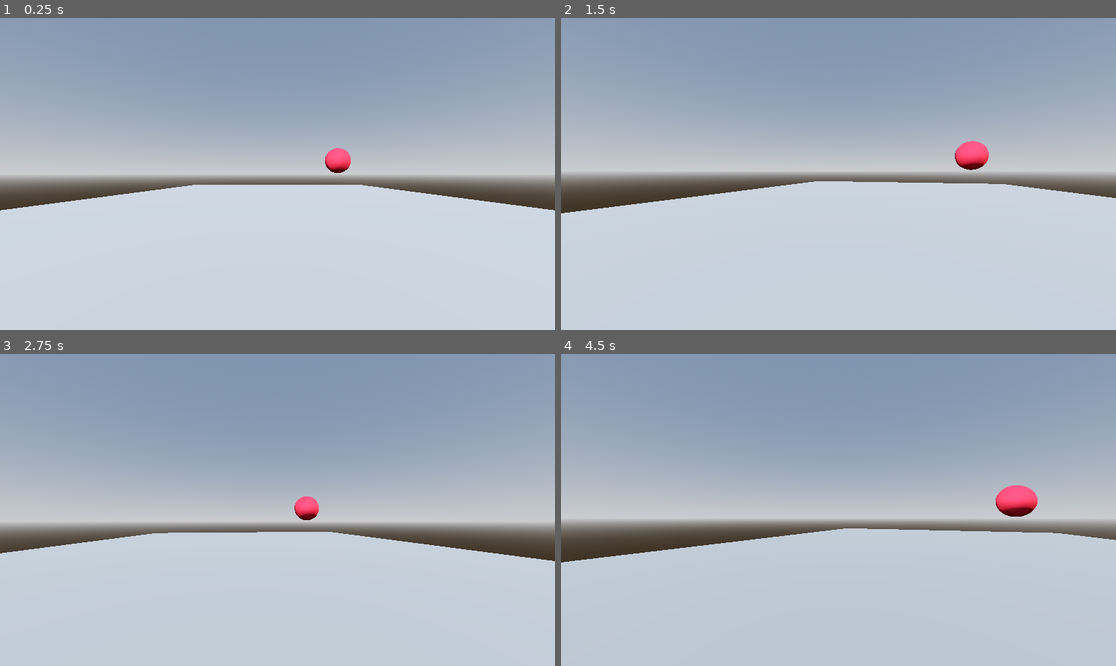
Above: before the commit, frames 1-4 (two rows, left to right).
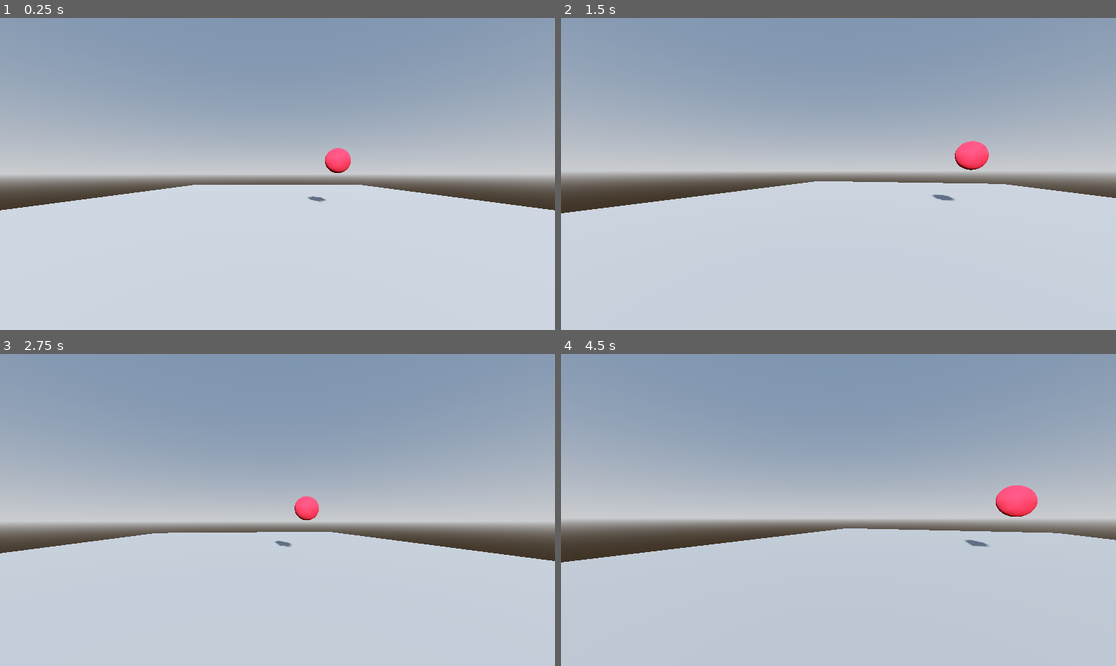
Above: after the commit, the same moments.

Repository: dama33/Sungazer
Game: Godot game, scene res://src/world/whitebox.tscn
Same seed, same stepped clock (60 frames per second), same inputs: the game is played once before the commit and once after it.
Inputs (mouse positions are in pixels of both pictures, inside the frame that each line leads up to):
- Up to frame 1 (0.25 s): no input
- Up to frame 2 (1.5 s): tap Enter at 0.5 s; move the mouse to (866, 174) at 0.52 s; hold W (debug_forward) from 0.53 s (still down); tap Space at 1.25 s; move the mouse to (810, 174) at 1.27 s
- Up to frame 3 (2.75 s): keep holding W (debug_forward); tap Enter at 2 s; move the mouse to (288, 503) at 2.02 s
- Up to frame 4 (4.5 s): keep holding W (debug_forward); tap Space at 2.75 s; move the mouse to (832, 516) at 2.77 s; tap Enter at 3.5 s; move the mouse to (877, 513) at 3.52 s; move the mouse to (794, 506) at 4.27 s

The runs differ from the first frame. In frame 1, 0.1% of the frame differs, in the area x 55-63%, y 46-60%; in frame 2, 0.2%; in frame 3, 0.1%; in frame 4, 0.3%, in the area x 72-86%, y 47-62%.

Commit message:
changes notes and reduced sun shadow value

Diff:
--- a/src/world/sun.tscn
+++ b/src/world/sun.tscn
@@ -14,8 +14,6 @@
 sky = SubResource("Sky_ukrvp")
 tonemap_mode = 2
 glow_enabled = true
-
-[sub_resource type="CapsuleMesh" id="CapsuleMesh_nwmkd"]
 
 [sub_resource type="StandardMaterial3D" id="StandardMaterial3D_r8r68"]
 albedo_color = Color(0.79607844, 0.15294118, 0.23921569, 1)
@@ -35,7 +33,7 @@
 transform = Transform3D(-0.8660254, -0.50000006, -2.1855696e-08, 0, -4.371139e-08, 1, -0.50000006, 0.8660254, 3.7855173e-08, 0, 0, 0)
 shadow_enabled = true
 shadow_caster_mask = 4294443007
-directional_shadow_max_distance = 4096.0
+directional_shadow_max_distance = 50.1
 
 [node name="VisibleOnScreenNotifier3D" type="VisibleOnScreenNotifier3D" parent="."]
 transform = Transform3D(10, 0, 0, 0, 10, 0, 0, 0, 10, 0, 0, 0)
@@ -46,10 +44,6 @@
 collide_with_areas = true
 debug_shape_custom_color = Color(3.2488256e-06, 0.64844716, 1.92523e-07, 1)
 
-[node name="MeshInstance3D" type="MeshInstance3D" parent="RayCast3D"]
-transform = Transform3D(-0.03, 0, 0, 0, -0.03, 0, 0, 0, -0.03, 0, -0.056557525, 0)
-mesh = SubResource("CapsuleMesh_nwmkd")
-
 [node name="DebugMesh" type="MeshInstance3D" parent="."]
 layers = 524288
 mesh = SubResource("SphereMesh_xhn5b")
Not shown, changed: notes.txt
Not shown: 1 places in src/world/sun.tscn that only renumber resources
